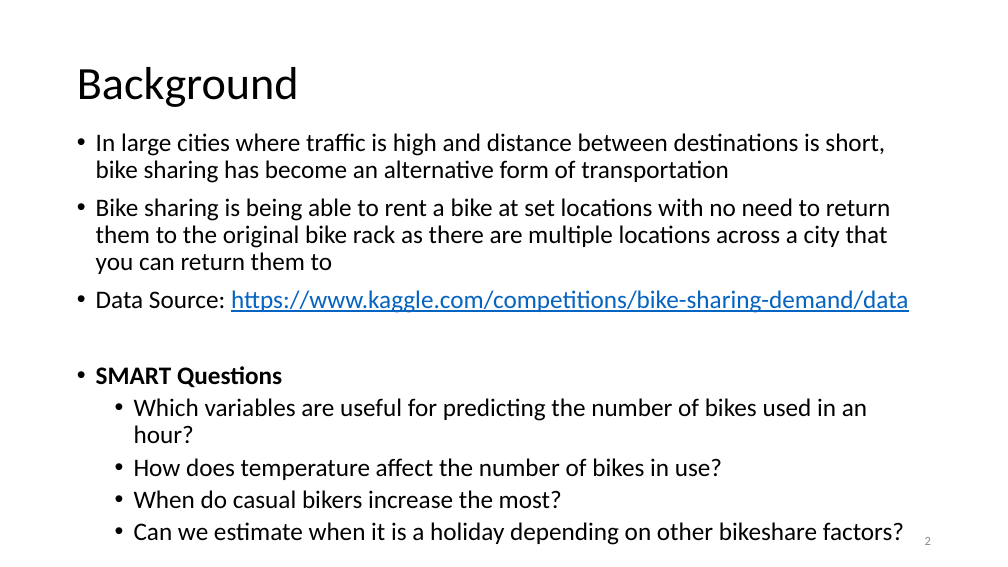
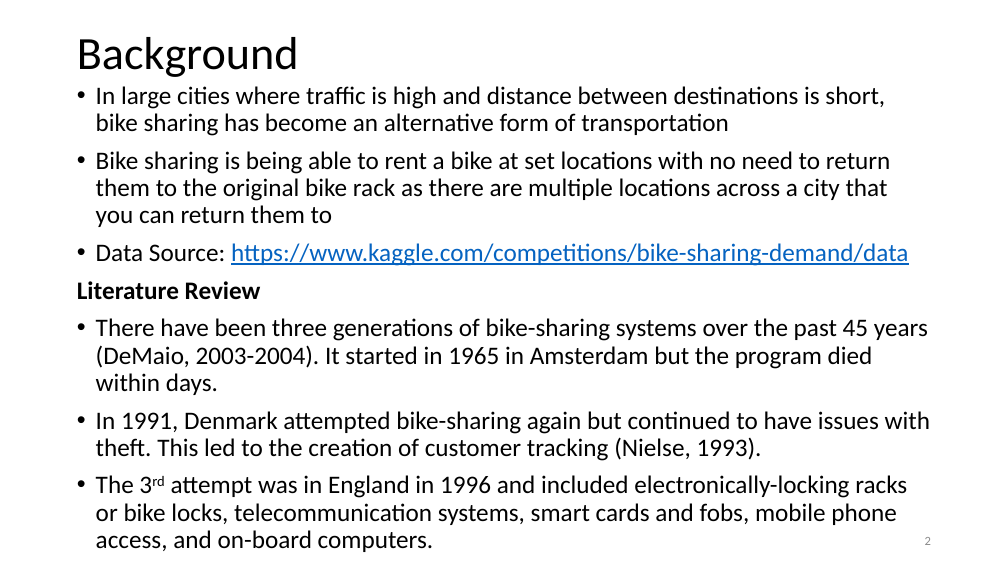
Before and after one commit to Modupeolawuraola/Group-Project-DAT-6101, a slide deck: slide 2 of Predicting Bike Sharing Demand in Cities - Final.pptx. Drawn at 1008x567 pixels with LibreOffice and Linux fonts; fonts in the diff are those of the drawing. Boxes give left, top, right and bottom in pixels: in the first picture for what was removed or moved away, otherwise in the second. Text is boxed around its words. In the diff, an @@ line names an element or a change of style, - is before the commit and + after.

```diff
--- a/Predicting Bike Sharing Demand in Cities - Final.pptx
+++ b/Predicting Bike Sharing Demand in Cities - Final.pptx
@@ title "Background": place and size @@
-title "Background" at <box>77,67,299,107</box>
+title "Background" at <box>77,37,299,77</box>
@@ text "In large cities where traffic ...": place and size @@
-text "In large cities where traffic ..." at <box>96,133,908,545</box>
+text "In large cities where traffic ..." at <box>77,86,930,525</box>
@@ text at <box>77,281,930,525</box>: text changed @@
-• SMART Questions
-  • Which variables are useful for predicting the number of bikes used in an hour?
-  • How does temperature affect the number of bikes in use?
-  • When do casual bikers increase the most?
-  • Can we estimate when it is a holiday depending on other bikeshare factors?
+Literature Review
+• There have been three generations of bike-sharing systems over the past 45 years (DeMaio, 2003-2004). It started in 1965 in Amsterdam but the program died within days.
+• In 1991, Denmark attempted bike-sharing again but continued to have issues with theft. This led to the creation of customer tracking (Nielse, 1993).
+• The 3rd attempt was in England in 1996 and included electronically-locking racks or bike locks, telecommunication systems, smart cards and fobs, mobile phone access, and on-board computers.
```
Also in this commit, not shown: 1 other slide changed, 5 slides added, 9 other files.
